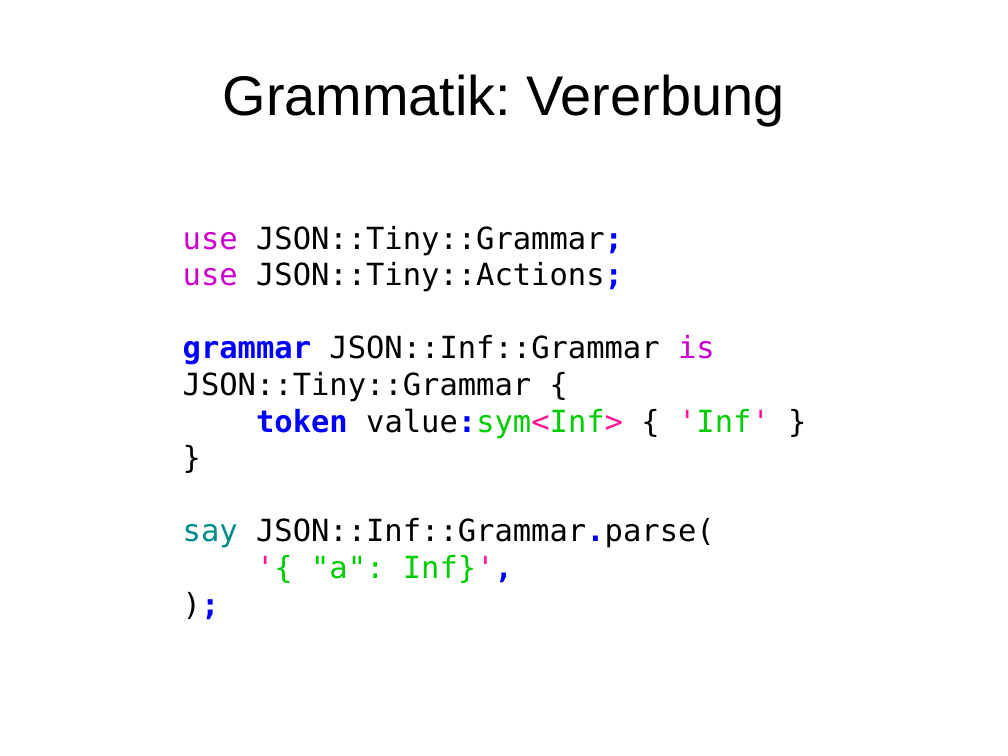
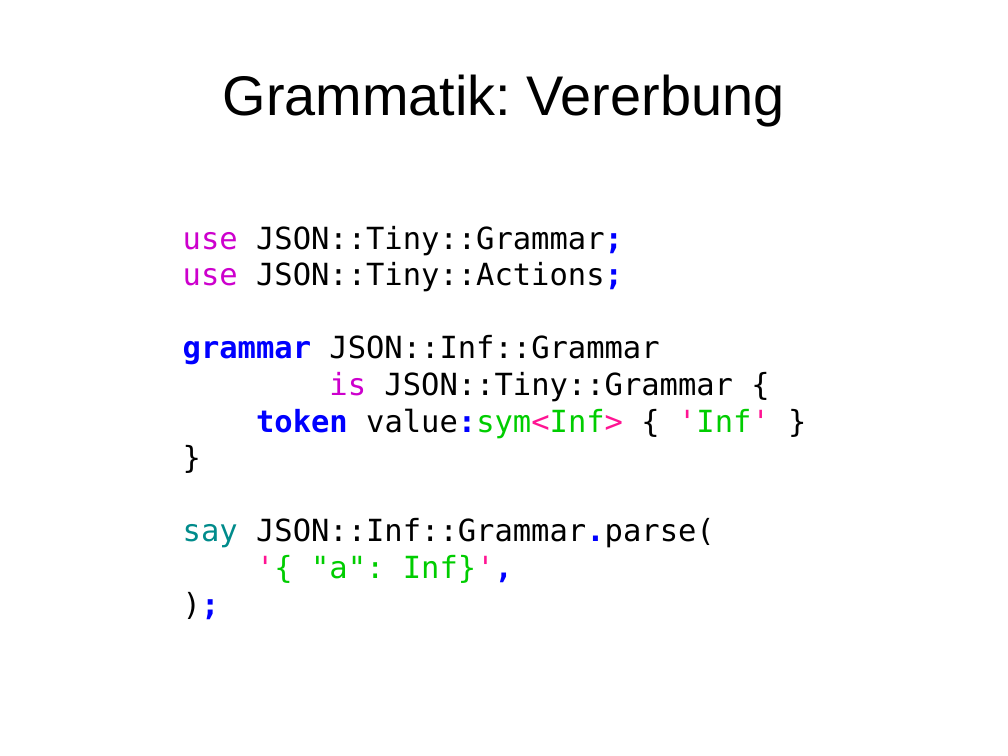
Before and after one commit to moritz/perl6-training-de, a slide deck: slide 134 of schulung.odp. Drawn at 1008x756 pixels with LibreOffice and Linux fonts; fonts in the diff are those of the drawing. Boxes give left, top, right and bottom in pixels: in the first picture for what was removed or moved away, otherwise in the second. Text is boxed around its words. In the diff, an @@ line names an element or a change of style, - is before the commit and + after.

```diff
--- a/schulung.odp
+++ b/schulung.odp
@@ text at <box>183,334,733,401</box>: text changed @@
-grammar JSON::Inf::Grammar is JSON::Tiny::Grammar {
+grammar JSON::Inf::Grammar
+is JSON::Tiny::Grammar {
```
Also in this commit, not shown: 10 slides added, 4 other files.
